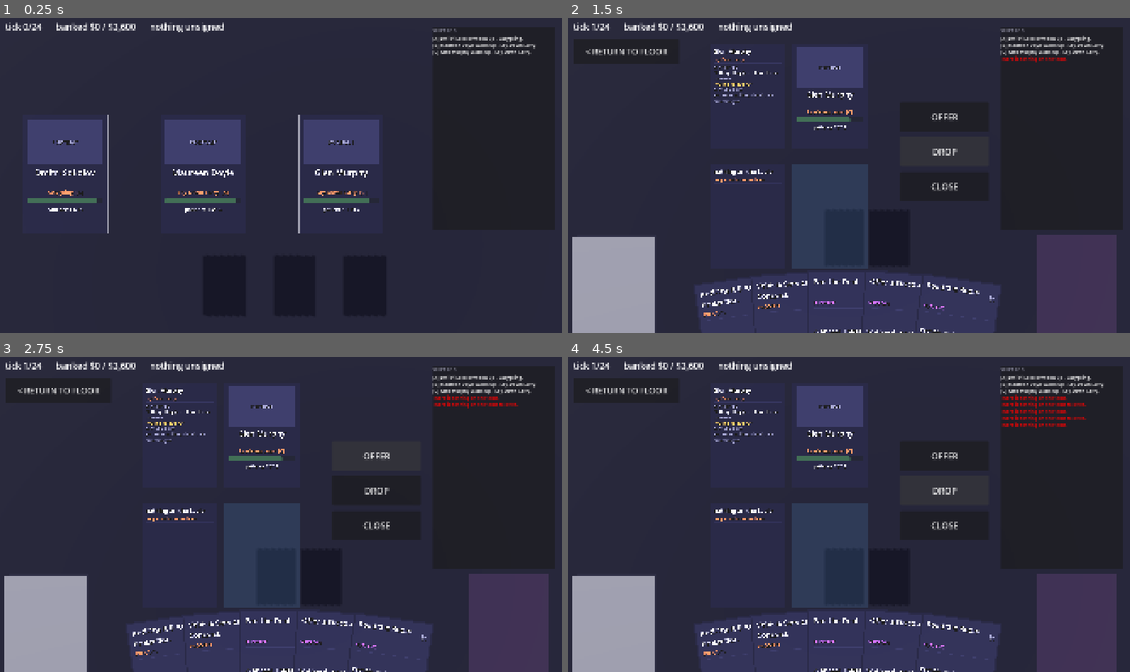
Above: before the commit, frames 1-4 (two rows, left to right).
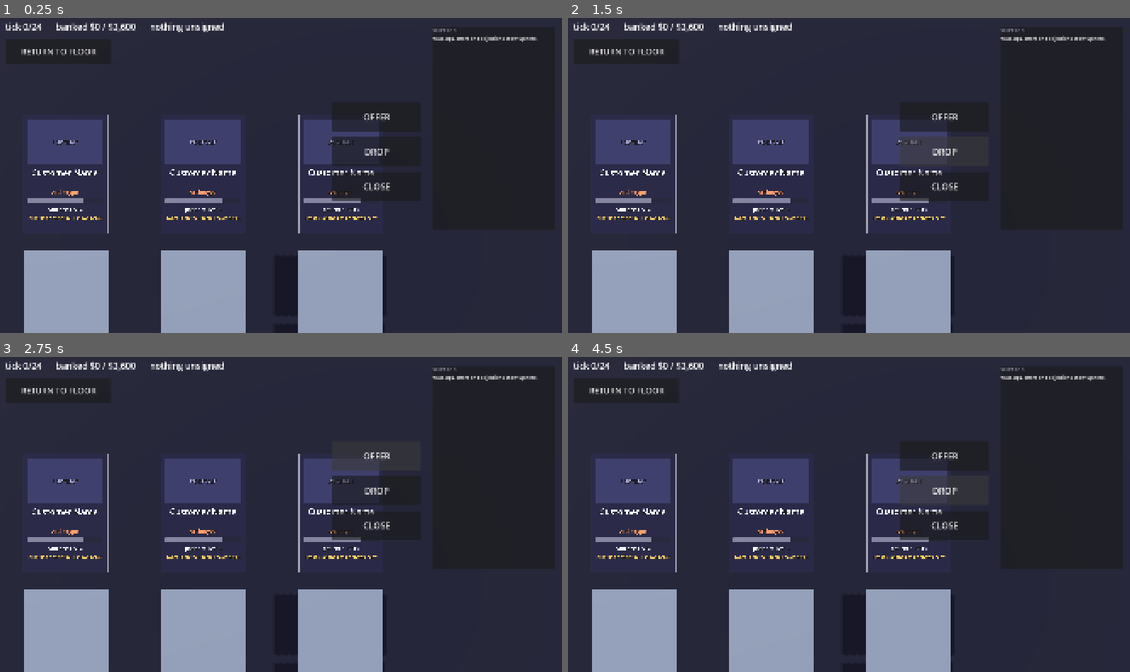
Above: after the commit, the same moments.

Repository: Painkills/RogueDealership
Game: Godot game, scene res://scenes/shift.tscn
Two runs of this game, one before a commit and one after it. Both use one fixed random seed, a clock stepped at 60 frames per second and the inputs below.
Inputs (mouse positions are in pixels of both pictures, inside the frame that each line leads up to):
- Up to frame 1 (0.25 s): no input
- Up to frame 2 (1.5 s): click (944, 115) at 0.5 s, where only the run after the commit has a clickable "OFFER"; click "DROP" at 1.25 s
- Up to frame 3 (2.75 s): click "OFFER" at 2 s
- Up to frame 4 (4.5 s): click "DROP" at 2.75 s; click "OFFER" at 3.5 s; click "DROP" at 4.25 s

The runs differ from the first frame. In frame 1, 16% of the frame differs, in the area x 3-96%, y 5-100%; in frame 2, 31%; in frame 3, 31%; in frame 4, 31%, in the area x 0-98%, y 1-100%.
Error after the commit: Invalid call. Nonexistent function 'offer' in base 'Nil'. (res://scripts/view/shift_controller.gd:243)

Commit message:
refactor(g2): the shift controller plays a shift, it does not own one
shift_controller.gd no longer constructs its own Shift or restarts itself
when the report closes. setup(shift) hands it one to play, set_active(on)
tells both the Node3D and its CanvasLayer HUD child whether the shift is
on screen, and shift_finished(report) replaces the self-restart wiring so
a run layer can decide what happens next. report_panel.gd's restart_pressed
becomes continue_pressed with a settable button label. drive_shift.gd now
builds its own bare Shift and calls setup() - deferred to the first physics
frame, since the controller's @onready fields are not populated until
_ready() fires, which does not happen synchronously for a node added to the
tree from within the driver's _init().

Co-Authored-By: Claude Opus 5 <noreply@anthropic.com>

Diff:
--- a/game/scenes/report.tscn
+++ b/game/scenes/report.tscn
@@ -2,39 +2,39 @@
 
 [ext_resource type="Script" path="res://scripts/view/report_panel.gd" id="1_66ide"]
 
-[node name="ReportPanel" type="PanelContainer" unique_id=529154639]
+[node name="ReportPanel" type="PanelContainer" unique_id=2034966513]
 anchor_right = 1.0
 anchor_bottom = 1.0
 script = ExtResource("1_66ide")
 
-[node name="VBoxContainer" type="VBoxContainer" parent="." unique_id=529799301]
+[node name="VBoxContainer" type="VBoxContainer" parent="." unique_id=795437701]
 layout_mode = 2
 
-[node name="TitleLabel" type="Label" parent="VBoxContainer" unique_id=1781558454]
+[node name="TitleLabel" type="Label" parent="VBoxContainer" unique_id=663445683]
 layout_mode = 2
 text = "CLOSING TIME"
 
-[node name="BankedLabel" type="Label" parent="VBoxContainer" unique_id=1146802537]
+[node name="BankedLabel" type="Label" parent="VBoxContainer" unique_id=1976609279]
 unique_name_in_owner = true
 layout_mode = 2
 
-[node name="CustomersLabel" type="Label" parent="VBoxContainer" unique_id=1305922334]
+[node name="CustomersLabel" type="Label" parent="VBoxContainer" unique_id=965240253]
 unique_name_in_owner = true
 layout_mode = 2
 
-[node name="OffersLabel" type="Label" parent="VBoxContainer" unique_id=642955110]
+[node name="OffersLabel" type="Label" parent="VBoxContainer" unique_id=1849743873]
 unique_name_in_owner = true
 layout_mode = 2
 
-[node name="MarginMovedLabel" type="Label" parent="VBoxContainer" unique_id=1122717759]
+[node name="MarginMovedLabel" type="Label" parent="VBoxContainer" unique_id=702459514]
 unique_name_in_owner = true
 layout_mode = 2
 
-[node name="LostLabel" type="Label" parent="VBoxContainer" unique_id=1626740112]
+[node name="LostLabel" type="Label" parent="VBoxContainer" unique_id=415832824]
 unique_name_in_owner = true
 layout_mode = 2
 
-[node name="RestartButton" type="Button" parent="VBoxContainer" unique_id=988410068]
+[node name="RestartButton" type="Button" parent="VBoxContainer" unique_id=59997908]
 unique_name_in_owner = true
 layout_mode = 2
-text = "Play Again"
+text = "Continue"
--- a/game/scripts/view/report_panel.gd
+++ b/game/scripts/view/report_panel.gd
@@ -1,6 +1,6 @@
 extends PanelContainer
 
-signal restart_pressed
+signal continue_pressed
 
 @onready var _banked: Label = %BankedLabel
 @onready var _customers: Label = %CustomersLabel
@@ -10,7 +10,10 @@
 @onready var _restart: Button = %RestartButton
 
 func _ready() -> void:
-	_restart.pressed.connect(func(): restart_pressed.emit())
+	_restart.pressed.connect(func(): continue_pressed.emit())
+
+func set_button_text(t: String) -> void:
+	_restart.text = t
 
 func setup(r: Dictionary) -> void:
 	var verdict := "QUOTA MADE" if r["made_quota"] else "MISSED QUOTA"
--- a/game/scripts/view/shift_controller.gd
+++ b/game/scripts/view/shift_controller.gd
@@ -42,6 +42,10 @@
 ## travelling and then setting your things down.
 const PILE_TWEEN := 0.4
 const PILE_DELAY := 0.18
+
+## The run layer listens for this. The controller plays ONE shift; deciding
+## what comes next is not its job.
+signal shift_finished(report: Dictionary)
 
 @onready var _camera: Camera3D = $Camera3D
 @onready var _camera_floor: Marker3D = %CameraFloor
@@ -125,8 +129,8 @@
 		pad.input_event.connect(_on_pad_input.bind(i))
 
 	_register_keyboard_actions()
-	_start_new_shift()
-	_report_overlay.restart_pressed.connect(_start_new_shift)
+	_report_overlay.continue_pressed.connect(
+		func(): shift_finished.emit(_shift.report()))
 
 # --- input -----------------------------------------------------------------
 
@@ -192,12 +196,11 @@
 
 # --- lifecycle -------------------------------------------------------------
 
-func _start_new_shift() -> void:
-	var cfg: ShiftConfig = load("res://data/shift_config.tres")
-	var interests: InterestPool = load("res://data/interests/interest_pool.tres")
-	var cards: CardPool = load("res://data/card_pool.tres")
-	var archetypes: ArchetypePool = load("res://data/archetype_pool.tres")
-	_shift = Shift.new(cfg, interests, cards, archetypes, randi(), [])
+func setup(shift: Shift) -> void:
+	## Play THIS shift. The run builds it - this file used to construct its own,
+	## which made it the run orchestrator as well as the table, the framing, the
+	## HUD and reconciliation.
+	_shift = shift
 	_events_seen = 0
 	_actions_seen = 0
 	_event_log.clear()
@@ -217,6 +220,14 @@
 	# view besides _apply(), and an empty floor is a dead end from either.
 	_let_time_pass_on_an_empty_floor()
 	_render()
+
+## Hiding a Node3D does NOT hide a CanvasLayer child - the HUD is not a
+## CanvasItem and does not inherit the 3D node's visibility. Both have to be
+## told, or stepping into the shop leaves the shift's HUD floating over it.
+func set_active(on: bool) -> void:
+	visible = on
+	($HUD as CanvasLayer).visible = on
+	set_process_unhandled_input(on)
 
 func _all_zones() -> Array:
 	var out := _chair_zones.duplicate()
--- a/game/tools/build_report_scene.gd
+++ b/game/tools/build_report_scene.gd
@@ -49,7 +49,7 @@
 
 	var restart := Button.new()
 	restart.name = "RestartButton"
-	restart.text = "Play Again"
+	restart.text = "Continue"
 	restart.unique_name_in_owner = true
 	vbox.add_child(restart)
 	restart.owner = root
--- a/game/tools/drive_shift.gd
+++ b/game/tools/drive_shift.gd
@@ -45,6 +45,17 @@
 	if _done:
 		return true
 	_done = true
+
+	# The controller no longer builds its own shift - the run layer does. The
+	# driver stands in for the run layer here. This has to wait for the first
+	# physics frame, not run alongside add_child() in _init(): the controller's
+	# @onready fields (_event_log, _report_overlay, the card zones setup()
+	# touches) are not populated until _ready() fires, and _ready() does not
+	# fire synchronously on a node added to the tree from within _init().
+	_controller.setup(Shift.new(load("res://data/shift_config.tres"),
+		load("res://data/interests/interest_pool.tres"),
+		load("res://data/card_pool.tres"),
+		load("res://data/archetype_pool.tres"), randi()))
 
 	_check("the viewport is picking, or no card can ever be clicked",
 		get_root().physics_object_picking)
